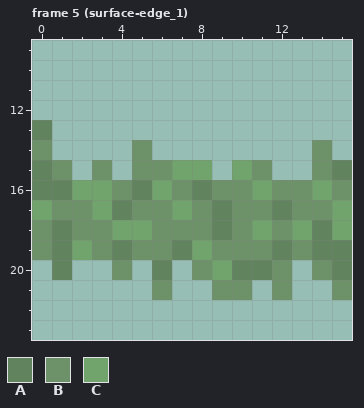
Two versions of one pixel-art file, aseprite/ground-surface.aseprite. This is how it looked before the edit.
16x32 pixels, 5 frames. Shown: frame 5 (surface-edge_1): x 0..15, y 9..23. The commit also changed other frames, which this record leaves out.
Palette (. is transparent): A #61845e  B #6d926a  C #71a46c
Pixels before, frame 5 (surface-edge_1), first column x 0:
13 A...............
14 B....B........B.
15 AB.B.BBCC.CB..BA
16 AACCBACBABBCBBCB
17 CBBCABBCBABBABBC
18 BABBCCBBBABCBCAC
19 BACBABBACBBBABAA
20 .A..B.A.BCAAB.BA
21 ......B..BB.B..B
And afterwards:
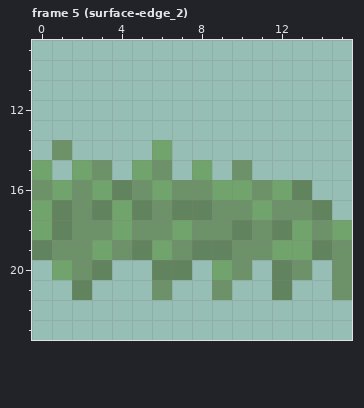
Changes in this commit:
Changed rows in their new state; - is an unchanged pixel.
Frame 5 (surface-edge_2):
first column x 0:
13 .---------------
14 .B---.C-------.-
15 C.C--C-.--B.--..
16 BCB-AB--BCCBCA..
17 -A-ACA-AAB-CB-A.
18 C----B-C-BABA-B-
19 ABBCBACBAA--CC-B
20 -CBA.--A.-B.AB.B
21 --A-------.-A---
